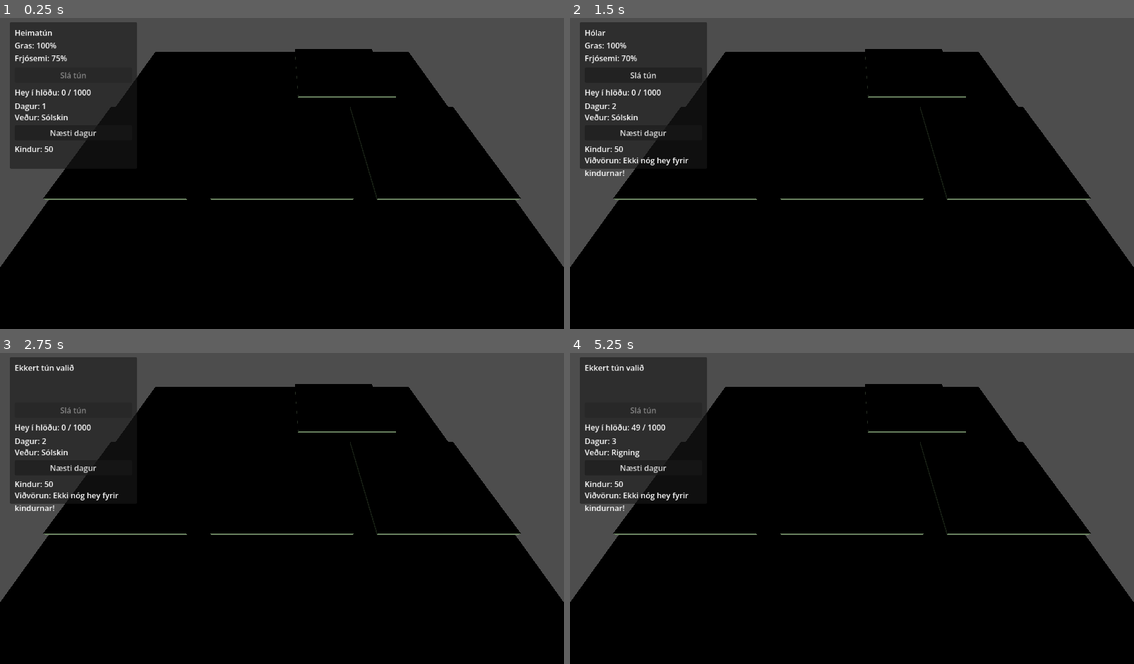
Above: before the commit, frames 1-4 (two rows, left to right).
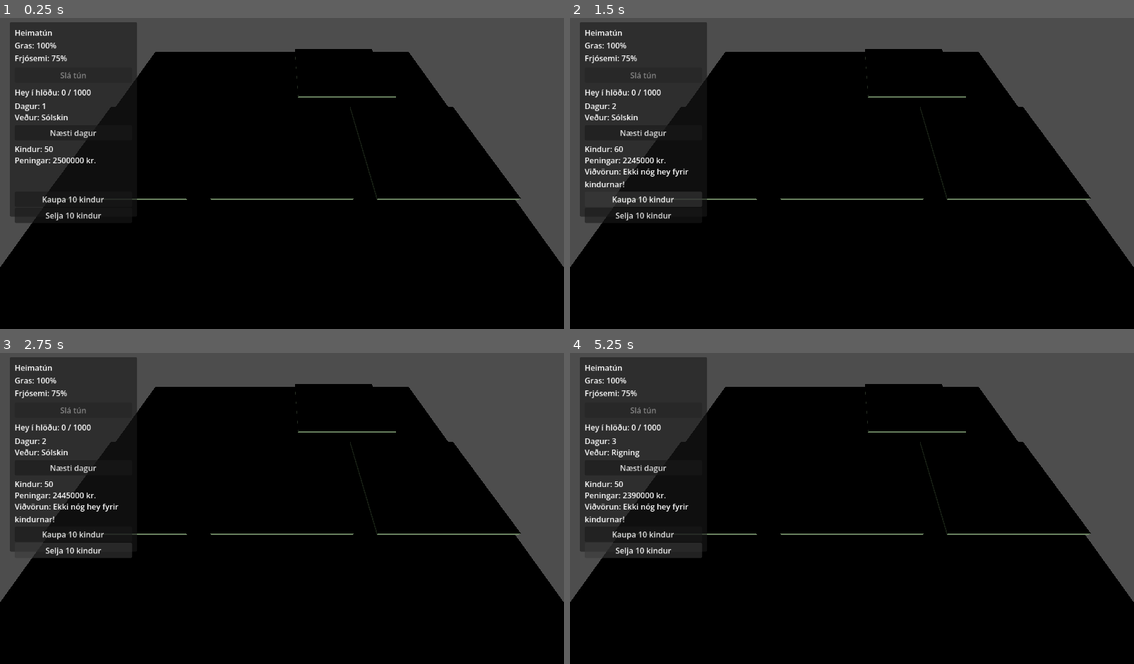
Above: after the commit, the same moments.

Repository: robertmarvin72/Bondinn
Game: Godot game, scene res://world.tscn
Same seed, same stepped clock (60 frames per second), same inputs: the game is played once before the commit and once after it.
Inputs (mouse positions are in pixels of both pictures, inside the frame that each line leads up to):
- Up to frame 1 (0.25 s): no input
- Up to frame 2 (1.5 s): click "Næsti dagur" at 0.5 s; click (643, 198) at 1.25 s, where only the run after the commit has a clickable "Kaupa 10 kindur"
- Up to frame 3 (2.75 s): click (73, 548) at 2 s, where only the run after the commit has a clickable "Selja 10 kindur"
- Up to frame 4 (5.25 s): click "Næsti dagur" at 2.75 s; click (643, 533) at 3.5 s, where only the run after the commit has a clickable "Kaupa 10 kindur"; click (643, 408) at 4.25 s, where only the run before the commit has a clickable "Slá tún"; click (643, 548) at 5 s, where only the run after the commit has a clickable "Selja 10 kindur"

The runs differ from the first frame. In frame 1, 1.6% of the frame differs, in the area x 1-25%, y 44-66%; in frame 2, 2.2%; in frame 3, 2.5%; in frame 4, 2.6%, in the area x 1-25%, y 3-66%.

Commit message:
Finances and buy sell sheep

Diff:
--- a/world.gd
+++ b/world.gd
@@ -1,6 +1,9 @@
 extends Node3D
 
 enum Weather { SUNNY, RAIN, WIND, STORM }
+
+const SHEEP_BUY_PRICE = 25000
+const SHEEP_SELL_PRICE = 20000
 
 var barn_hay: int = 0
 var barn_capacity: int = 1000
@@ -9,6 +12,9 @@
 
 var sheep_count: int = 50
 var hay_per_sheep_per_day: float = 0.2
+
+var money: int = 2500000
+var daily_cost: int = 5000
 
 var selected_field = null
 
@@ -19,7 +25,10 @@
 @onready var weather_label: Label = $UI/FieldPanel/WeatherLabel
 @onready var next_day_button: Button = $UI/FieldPanel/NextDayButton
 @onready var sheep_label: Label = $UI/FieldPanel/SheepLabel
+@onready var money_label: Label = $UI/FieldPanel/MoneyLabel
 @onready var warning_label: Label = $UI/FieldPanel/WarningLabel
+@onready var buy_sheep_button: Button = $UI/FieldPanel/BuySheepButton
+@onready var sell_sheep_button: Button = $UI/FieldPanel/SellSheepButton
 @onready var camera: Camera3D = $Camera3D
 
 func _weather_name() -> String:
@@ -38,7 +47,11 @@
 	day_label.text = "Dagur: " + str(day_count)
 	weather_label.text = "Veður: " + _weather_name()
 	sheep_label.text = "Kindur: " + str(sheep_count)
+	money_label.text = "Peningar: " + str(money) + " kr."
 	warning_label.text = ""
+	buy_sheep_button.pressed.connect(_on_buy_sheep_pressed)
+	sell_sheep_button.pressed.connect(_on_sell_sheep_pressed)
+	_update_sheep_buttons()
 
 func _unhandled_input(event):
 	if event is InputEventMouseButton and event.pressed and event.button_index == MOUSE_BUTTON_LEFT:
@@ -93,15 +106,44 @@
 	var consumed: int = int(sheep_count * hay_per_sheep_per_day)
 	if barn_hay < consumed:
 		barn_hay = 0
-		warning_label.text = "Viðvörun: Ekki nóg hey fyrir kindurnar!"
 	else:
 		barn_hay -= consumed
-		warning_label.text = ""
+	money -= daily_cost
+	var warnings: Array = []
+	if barn_hay == 0 and consumed > 0:
+		warnings.append("Viðvörun: Ekki nóg hey fyrir kindurnar!")
+	if money < 0:
+		warnings.append("Viðvörun: Búið er í skuld!")
+	warning_label.text = "\n".join(warnings)
 	day_label.text = "Dagur: " + str(day_count)
 	weather_label.text = "Veður: " + _weather_name()
 	hay_label.text = "Hey í hlöðu: " + str(barn_hay) + " / " + str(barn_capacity)
+	money_label.text = "Peningar: " + str(money) + " kr."
+	_update_sheep_buttons()
 	if selected_field != null:
 		_update_panel()
+
+func _update_sheep_buttons() -> void:
+	buy_sheep_button.disabled = money < 10 * SHEEP_BUY_PRICE
+	sell_sheep_button.disabled = sheep_count < 10
+
+func _on_buy_sheep_pressed() -> void:
+	if money < 10 * SHEEP_BUY_PRICE:
+		return
+	money -= 10 * SHEEP_BUY_PRICE
+	sheep_count += 10
+	sheep_label.text = "Kindur: " + str(sheep_count)
+	money_label.text = "Peningar: " + str(money) + " kr."
+	_update_sheep_buttons()
+
+func _on_sell_sheep_pressed() -> void:
+	if sheep_count < 10:
+		return
+	sheep_count -= 10
+	money += 10 * SHEEP_SELL_PRICE
+	sheep_label.text = "Kindur: " + str(sheep_count)
+	money_label.text = "Peningar: " + str(money) + " kr."
+	_update_sheep_buttons()
 
 func _update_panel():
 	field_info.text = selected_field.get_field_info()
--- a/world.tscn
+++ b/world.tscn
@@ -97,7 +97,7 @@
 offset_left = 20.0
 offset_top = 20.0
 offset_right = 280.0
-offset_bottom = 320.0
+offset_bottom = 418.0
 
 [node name="FieldInfo" type="Label" parent="UI/FieldPanel" unique_id=606631013]
 layout_mode = 0
@@ -157,10 +157,34 @@
 offset_bottom = 268.0
 text = "Kindur: 50"
 
-[node name="WarningLabel" type="Label" parent="UI/FieldPanel"]
+[node name="MoneyLabel" type="Label" parent="UI/FieldPanel"]
 layout_mode = 0
 offset_left = 10.0
 offset_top = 271.0
 offset_right = 250.0
-offset_bottom = 311.0
+offset_bottom = 291.0
+text = "Peningar: 2500000 kr."
+
+[node name="WarningLabel" type="Label" parent="UI/FieldPanel"]
+layout_mode = 0
+offset_left = 10.0
+offset_top = 294.0
+offset_right = 250.0
+offset_bottom = 344.0
 autowrap_mode = 3
+
+[node name="BuySheepButton" type="Button" parent="UI/FieldPanel"]
+layout_mode = 0
+offset_left = 10.0
+offset_top = 347.0
+offset_right = 250.0
+offset_bottom = 377.0
+text = "Kaupa 10 kindur"
+
+[node name="SellSheepButton" type="Button" parent="UI/FieldPanel"]
+layout_mode = 0
+offset_left = 10.0
+offset_top = 380.0
+offset_right = 250.0
+offset_bottom = 410.0
+text = "Selja 10 kindur"
